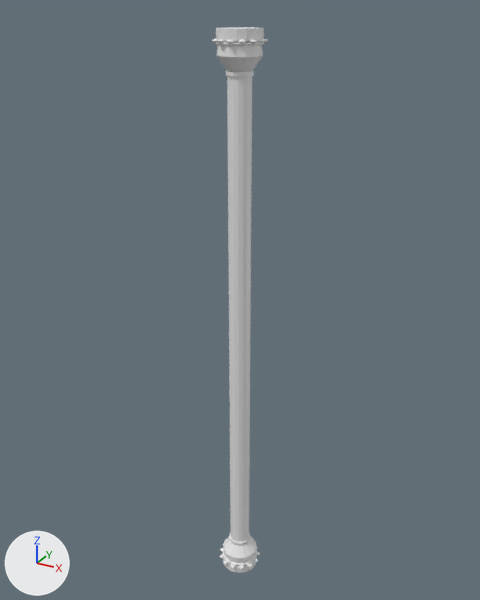
The FBX model Assets/Visual/Props/C_Piler/C_PilierMural.fbx, before and after one commit.
One viewpoint serves both versions: a 50 mm lens placed at (6.2, -11.25, 9.44), pointed at (-0.16, 0.31, 3.66). The lights are fixed; the arrows at lower left show +X, +Y and +Z.
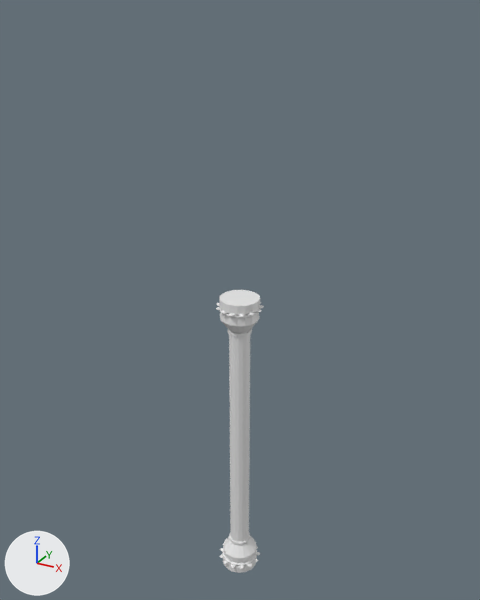
Edits to the bpy script that builds the scene:
```text
Change me_cylinder:
    used by ob_cylinder; location = (0.0, 0.0, 0.0)
    remove me_cylinder.from_pydata(...)  # 2608 vertices, 4722 faces; spans x -0.5..0.51, y -0.51..0.51, z -3.38..9.11
    add me_cylinder.from_pydata(...)  # 2608 vertices, 4722 faces; spans x -0.5..0.51, y -0.51..0.51, z -3.38..3.87
    me_cylinder part 1: the loose piece of 42 vertices spanning x -0.22..-0.06, y -0.48..-0.25, z 8.87..8.94 is moved by (0.0, 0.0, -5.25)
    me_cylinder part 2: the loose piece of 42 vertices spanning x -0.02..0.11, y -0.51..-0.27, z 8.87..8.94 is moved by (0.0, 0.0, -5.25)
    me_cylinder part 3: the loose piece of 42 vertices spanning x -0.07..0.16, y -0.44..-0.34, z 8.83..8.9 is moved by (0.0, 0.0, -5.25)
    me_cylinder part 4: the loose piece of 42 vertices spanning x 0.13..0.32, y -0.4..-0.25, z 8.83..8.9 is moved by (0.0, 0.0, -5.25)
    me_cylinder part 5: 296 of the vertices in x -0.43..0.51, y -0.43..0.43, z 8.31..9.11 are moved by (0.0, 0.0, -5.25)
```

Boxes [x1, y1, x2, y2] around the edits, measured in the pictures (480 x 600 px; the box of a moved part takes in the faces that stretch with it):
'Cylinder', reshaped (14% narrower, 48% shorter)
    before: [212, 27, 268, 573]
    after: [216, 290, 264, 573]
part 1 of me_cylinder, moved or reshaped
    before: [217, 39, 226, 43]
    after: [220, 310, 226, 314]
part 2 of me_cylinder, moved or reshaped
    before: [227, 39, 235, 43]
    after: [229, 313, 235, 317]
part 3 of me_cylinder, moved or reshaped (not visible afterwards)
    before: [226, 42, 236, 46]
part 4 of me_cylinder, moved or reshaped
    before: [236, 42, 248, 46]
    after: [237, 315, 246, 318]
part 5 of me_cylinder, moved or reshaped
    before: [216, 27, 265, 342]
    after: [219, 290, 261, 342]
